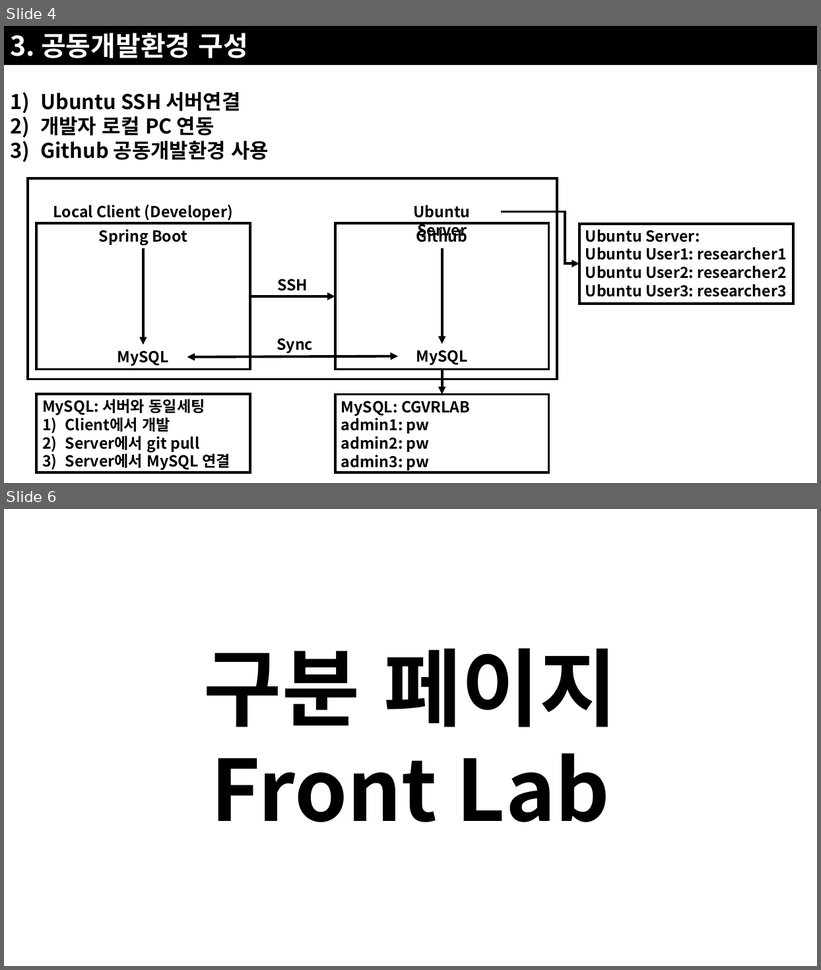
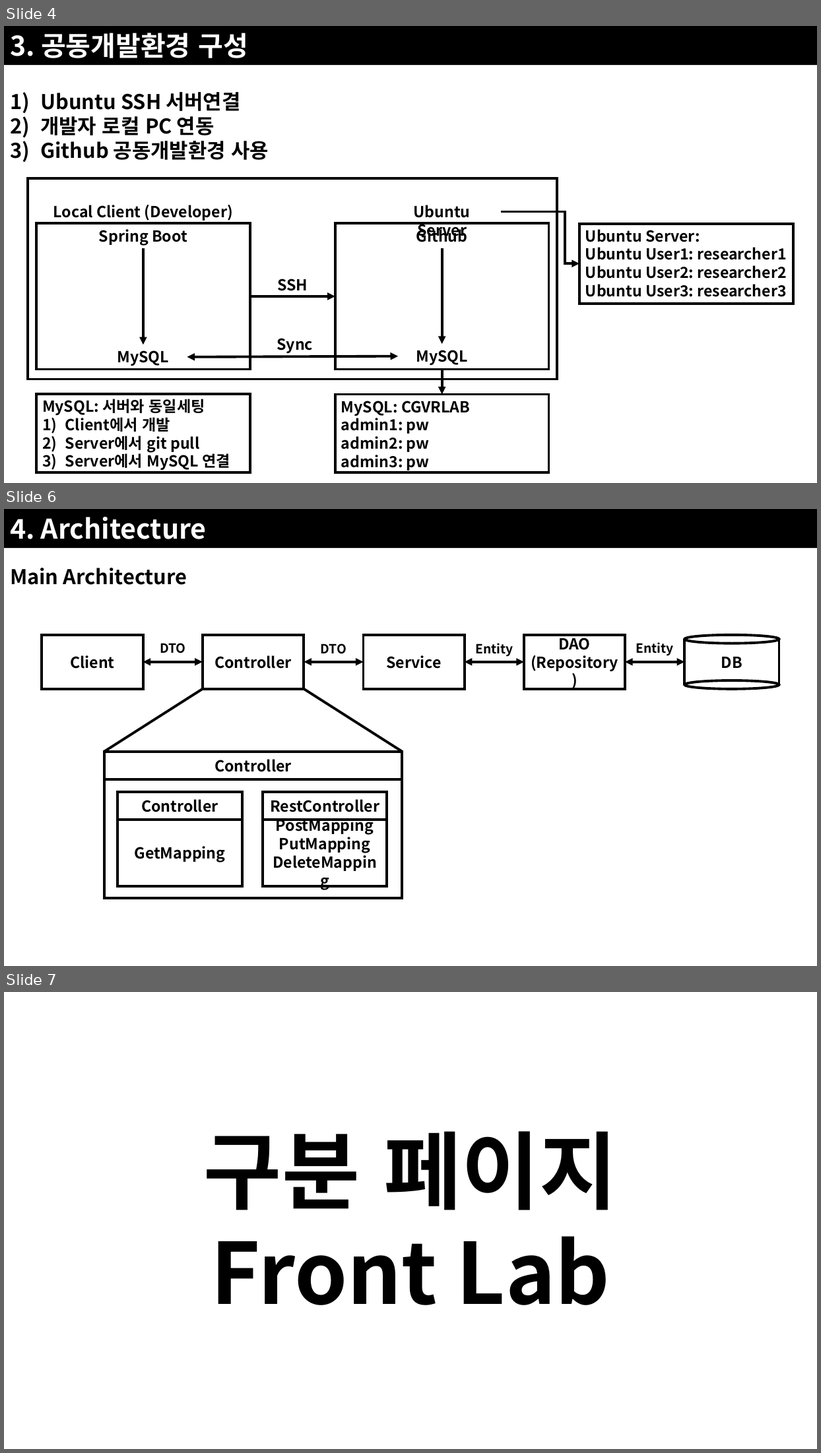
Before and after one commit to JoSihun/CGVR_Lab, a slide deck: documents/01_프로젝트_개발계획.pptx. Shown one above the other, each under a label of ours: slides 4 and 6 before the commit, slides 4, 6 and 7 after it; the slides between them are not shown. The pictures are 821x970 and 821x1453 pixels, drawn with LibreOffice and Linux fonts; fonts in the diff are those of the drawing. Boxes give left, top, right and bottom in pixels: in the first picture for what was removed or moved away, otherwise in the second. Text is boxed around its words. In the diff, an @@ line names an element or a change of style, - is before the commit and + after.

```diff
--- a/documents/01_프로젝트_개발계획.pptx
+++ b/documents/01_프로젝트_개발계획.pptx
@@ slide 6 added at <box>4,509,817,966</box>, background #FFFFFF @@
@@ rectangle added at <box>4,509,817,548</box>, fill #000000, 32 pt, text #FFFFFF, bold @@
+4. Architecture
@@ text added at <box>10,568,187,585</box>, 24 pt, text #000000, bold @@
+Main Architecture
@@ group added at <box>42,635,780,899</box>: 10 rectangles, 5 texts, 4 lines, 4 double arrows, 2 ellipses @@
+DTO
+Entity
+Entity
+DTO
+Client
+Controller
+RestController
+GetMapping
+PostMapping
+PutMapping
+DeleteMapping
+Controller
+Controller
+Service
+DAO
+(Repository)
+DB
@@ what was slide 6 is now slide 7 @@
```
Also in this commit, not shown: 1 slide changed, 1 slide removed.
